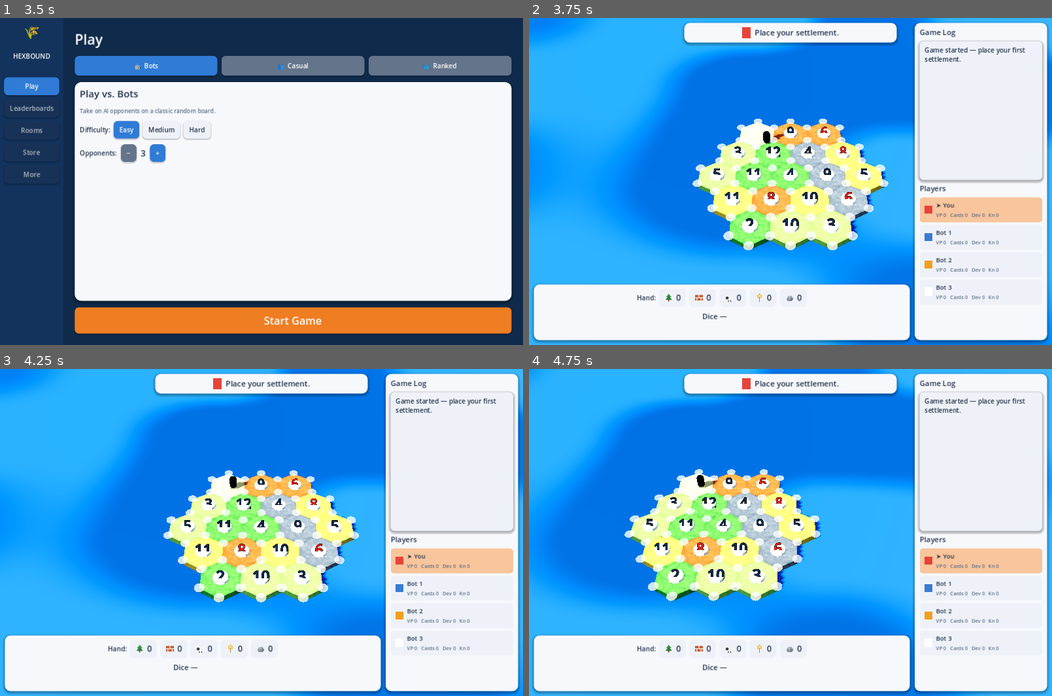
Above: before the commit, frames 1-4 (two rows, left to right).
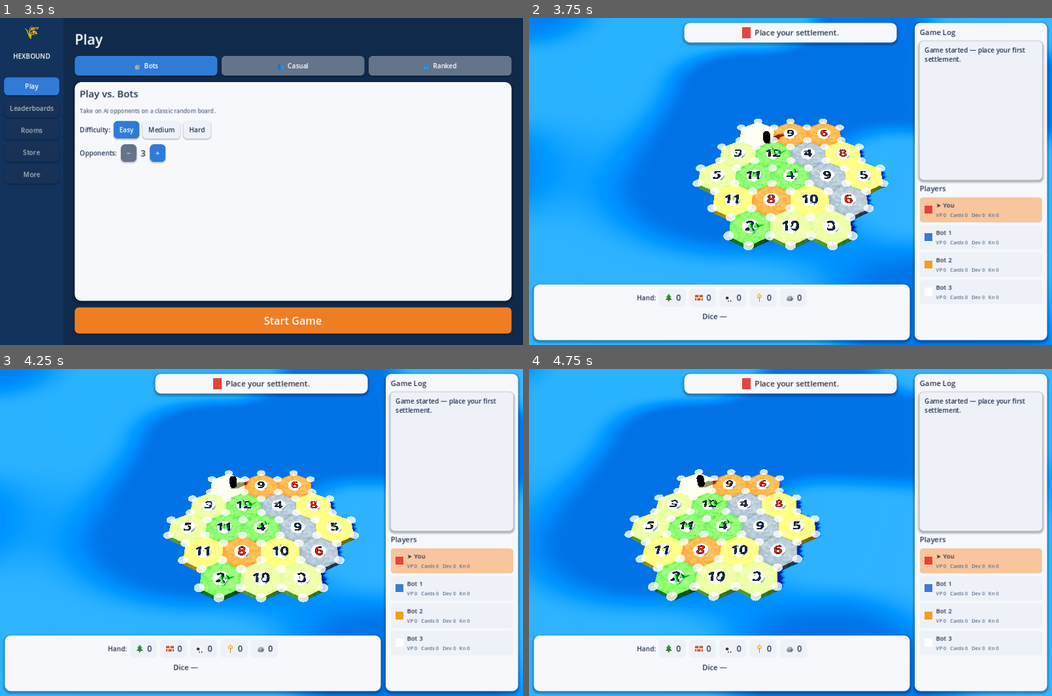
Above: after the commit, the same moments.

Repository: TotalArthur/FarmRush
Game: Godot game, scene res://scenes/Main.tscn
The game is run twice, just before and just after one commit, with the same random seed, the same clock (stepped at 60 frames per second) and the same inputs.
Inputs (mouse positions are in pixels of both pictures, inside the frame that each line leads up to):
- Up to frame 1 (3.5 s): click "Play" at 0.5 s; click "Play" at 1.25 s; click "Easy" at 2 s; click "Easy" at 2.75 s
- Up to frame 2 (3.75 s): click "Start Game" at 3.5 s
- Up to frame 3 (4.25 s): no input
- Up to frame 4 (4.75 s): move the mouse to (905, 516) at 4.27 s; hold Right (ui_right) from 4.28 s (still down); click (905, 516) at 4.42 s

Frame 1 is identical in both runs. In frame 2, 0.8% of the frame differs, in the area x 34-66%, y 33-66%; in frame 3, 0.8%; in frame 4, 0.9%, in the area x 21-53%, y 33-66%.

Commit message:
Fix Forward+ DoF blur, raycast clicks, token billboarding, and add tile props
CameraRig3D: remove the always-on CameraAttributesPractical depth-of-field
setup, which was tuned for the old closer camera and blurred the whole board
on real Forward+/Vulkan hardware.

BoardView3D: widen the hex/vertex/edge hover-pick radii (the "nearest valid
candidate" search already resolves ties correctly, so a more generous catch
radius only makes targets easier to hit at the new pulled-back telephoto
camera distance). Disable number-token billboarding and lay tokens flat on
the X-Z plane so they read as stamped onto the tile instead of spinning to
face the camera. Re-add low-poly primitive props (trees, brick piles, sheep,
wheat stalks, ore rocks) clustered near each tile's center, safely inside the
settlement-vertex ring.

Co-Authored-By: Claude Sonnet 4.6 <noreply@anthropic.com>
Claude-Session: https://claude.ai/code/session_01EeaUzE1kz2DtZ3Ndp3Eh8x

Diff:
--- a/godot/scripts/ui/BoardView3D.gd
+++ b/godot/scripts/ui/BoardView3D.gd
@@ -22,9 +22,17 @@
 const WORLD_SCALE := 0.02
 const TILE_HEIGHT := 0.5         # chunky vertical extrusion; also the rim/top
 const WATER_Y := 0.12            # water sits partway up the tile sides
-const TOKEN_LIFT := 0.1          # token height above the solid hex top
+const TOKEN_LIFT := 0.06         # token height above the solid hex top (stamped, not floating)
 const TILE_HOVER_LIFT := 0.12
 const PLACE_TIME := 0.5
+
+# Click/hover detection radii, as a fraction of the hex radius (_r). Generous
+# on purpose: the picker always resolves to whichever valid candidate is
+# *nearest* the ray hit, so a wide catch radius only makes targets easier to
+# hit — it never makes the wrong one win over a closer correct one.
+const HEX_PICK_FRAC := 1.5
+const VERTEX_PICK_FRAC := 0.62
+const EDGE_PICK_FRAC := 0.55
 
 var pick_mode: int = PickMode.NONE
 var acting_seat: int = -1
@@ -112,6 +120,7 @@
 			var tok := _make_token(s.hex_token[h])
 			tok.position = Vector3(0, TILE_HEIGHT + TOKEN_LIFT, 0)
 			tile.add_child(tok)
+		_scatter_props(tile, s.hex_res[h], h)
 
 	_settle_nodes.clear()
 	_road_nodes.clear()
@@ -372,13 +381,13 @@
 			_hologram.visible = false
 		return
 	var p: Vector3 = hit
-	_set_hover_hex(_nearest(_hex_world, p, _r * 1.2))
+	_set_hover_hex(_nearest(_hex_world, p, _r * HEX_PICK_FRAC))
 	match pick_mode:
 		PickMode.SETTLEMENT, PickMode.CITY:
-			_hover_vertex = _nearest_in(_vertex_world, p, _r * 0.5, _valid_vertex_set())
+			_hover_vertex = _nearest_in(_vertex_world, p, _r * VERTEX_PICK_FRAC, _valid_vertex_set())
 			_place_hologram_at_vertex(_hover_vertex)
 		PickMode.ROAD:
-			_hover_edge = _nearest_in(_edge_mid_world, p, _r * 0.45, _valid_edge_set())
+			_hover_edge = _nearest_in(_edge_mid_world, p, _r * EDGE_PICK_FRAC, _valid_edge_set())
 			_place_hologram_at_edge(_hover_edge)
 		_:
 			_hover_vertex = -1
@@ -559,11 +568,138 @@
 	lbl.text = str(number)
 	lbl.font_size = 110
 	lbl.pixel_size = _r * 0.006
-	lbl.billboard = BaseMaterial3D.BILLBOARD_ENABLED
+	# Stamped flat onto the disc, not billboarded — lay the glyph plane down
+	# into the X-Z plane (normal facing +Y) so it never rotates to face the
+	# camera and instead reads like it's printed on the token.
+	lbl.billboard = BaseMaterial3D.BILLBOARD_DISABLED
+	lbl.rotation_degrees = Vector3(-90, 0, 0)
 	lbl.modulate = Color("c0392b") if (number == 6 or number == 8) else Color("2c3e50")
-	lbl.position = Vector3(0, _r * 0.12, 0)
+	lbl.position = Vector3(0, cyl.height * 0.5 + 0.005, 0)
 	root.add_child(lbl)
 	return root
+
+## ===========================================================================
+##  Low-poly cartoon props (clean primitive shapes, clustered near tile
+##  center so they never clip into the settlement circles on the vertices,
+##  which sit out at radius _r).
+## ===========================================================================
+const PROP_MAX_FRAC := 0.35   # keep every prop well inside the vertex ring
+
+func _scatter_props(tile: MeshInstance3D, res: int, seed_val: int) -> void:
+	var rng := RandomNumberGenerator.new()
+	rng.seed = seed_val
+	match res:
+		Consts.Res.WOOD:
+			for i in range(rng.randi_range(3, 4)):
+				tile.add_child(_make_tree(_prop_pos(rng, 0.32)))
+		Consts.Res.BRICK:
+			_make_brick_pile(tile, rng)
+		Consts.Res.SHEEP:
+			for i in range(rng.randi_range(1, 2)):
+				tile.add_child(_make_sheep(_prop_pos(rng, 0.25)))
+		Consts.Res.WHEAT:
+			for i in range(rng.randi_range(5, 7)):
+				tile.add_child(_make_wheat_stalk(_prop_pos(rng, 0.33)))
+		Consts.Res.ORE:
+			for i in range(rng.randi_range(2, 3)):
+				tile.add_child(_make_ore_rock(_prop_pos(rng, 0.28), rng))
+		_:
+			pass  # desert: bare sand, no props
+
+func _prop_pos(rng: RandomNumberGenerator, max_frac: float) -> Vector3:
+	var ang := rng.randf_range(0.0, TAU)
+	var dist := rng.randf_range(0.0, minf(max_frac, PROP_MAX_FRAC)) * _r
+	return Vector3(cos(ang) * dist, TILE_HEIGHT, sin(ang) * dist)
+
+func _make_tree(pos: Vector3) -> Node3D:
+	var root := Node3D.new()
+	root.position = pos
+	var trunk := MeshInstance3D.new()
+	var tcyl := CylinderMesh.new()
+	tcyl.top_radius = _r * 0.025
+	tcyl.bottom_radius = _r * 0.03
+	tcyl.height = _r * 0.12
+	trunk.mesh = tcyl
+	trunk.material_override = _plastic(Color("6b4226"))
+	trunk.position = Vector3(0, _r * 0.06, 0)
+	root.add_child(trunk)
+	var foliage := MeshInstance3D.new()
+	var cone := CylinderMesh.new()
+	cone.top_radius = 0.0
+	cone.bottom_radius = _r * 0.11
+	cone.height = _r * 0.22
+	cone.radial_segments = 8   # faceted low-poly look
+	foliage.mesh = cone
+	foliage.material_override = _plastic(Color("2f8f3b"))
+	foliage.position = Vector3(0, _r * 0.12 + _r * 0.11, 0)
+	root.add_child(foliage)
+	return root
+
+func _make_brick_pile(tile: MeshInstance3D, rng: RandomNumberGenerator) -> void:
+	var base := _prop_pos(rng, 0.2)
+	var mat := _plastic(Color("a83226"))
+	var offsets: Array[Vector3] = [Vector3(-0.06, 0.0, 0.0), Vector3(0.06, 0.0, 0.0), Vector3(0.0, 0.0, 0.07)]
+	for off in offsets:
+		var b := MeshInstance3D.new()
+		var box := BoxMesh.new()
+		box.size = Vector3(_r * 0.12, _r * 0.06, _r * 0.07)
+		b.mesh = box
+		b.material_override = mat
+		b.position = base + off * _r + Vector3(0, _r * 0.03, 0)
+		b.rotation.y = rng.randf_range(-0.15, 0.15)
+		tile.add_child(b)
+	var top := MeshInstance3D.new()
+	var box2 := BoxMesh.new()
+	box2.size = Vector3(_r * 0.12, _r * 0.06, _r * 0.07)
+	top.mesh = box2
+	top.material_override = mat
+	top.position = base + Vector3(0, _r * 0.09, 0)
+	top.rotation.y = rng.randf_range(-0.2, 0.2)
+	tile.add_child(top)
+
+func _make_sheep(pos: Vector3) -> Node3D:
+	var root := Node3D.new()
+	root.position = pos
+	var body := MeshInstance3D.new()
+	var cap := CapsuleMesh.new()
+	cap.radius = _r * 0.08
+	cap.height = _r * 0.2
+	body.mesh = cap
+	body.material_override = _plastic(Color("f5f5f0"))
+	body.rotation.z = deg_to_rad(90)
+	body.position = Vector3(0, _r * 0.09, 0)
+	root.add_child(body)
+	var head := MeshInstance3D.new()
+	var sph := SphereMesh.new()
+	sph.radius = _r * 0.045
+	sph.height = _r * 0.09
+	head.mesh = sph
+	head.material_override = _plastic(Color("2c2c2c"))
+	head.position = Vector3(_r * 0.11, _r * 0.09, 0)
+	root.add_child(head)
+	return root
+
+func _make_wheat_stalk(pos: Vector3) -> MeshInstance3D:
+	var m := MeshInstance3D.new()
+	var cyl := CylinderMesh.new()
+	cyl.top_radius = _r * 0.012
+	cyl.bottom_radius = _r * 0.018
+	cyl.height = _r * 0.2
+	m.mesh = cyl
+	m.material_override = _plastic(Color("e0b13a"))
+	m.position = pos + Vector3(0, _r * 0.1, 0)
+	return m
+
+func _make_ore_rock(pos: Vector3, rng: RandomNumberGenerator) -> MeshInstance3D:
+	var m := MeshInstance3D.new()
+	var box := BoxMesh.new()
+	var s := _r * rng.randf_range(0.09, 0.14)
+	box.size = Vector3(s, s * rng.randf_range(0.7, 1.0), s * rng.randf_range(0.8, 1.1))
+	m.mesh = box
+	m.material_override = _plastic(Color("4a4d52"))
+	m.position = pos + Vector3(0, box.size.y * 0.5, 0)
+	m.rotation = Vector3(rng.randf_range(-0.2, 0.2), rng.randf_range(0.0, TAU), rng.randf_range(-0.2, 0.2))
+	return m
 
 func _make_marker(pos: Vector3, color: Color = Color(1, 1, 1)) -> MeshInstance3D:
 	var m := MeshInstance3D.new()
--- a/godot/scripts/ui/CameraRig3D.gd
+++ b/godot/scripts/ui/CameraRig3D.gd
@@ -45,15 +45,10 @@
 	camera = Camera3D.new()
 	camera.fov = fov
 	camera.position = Vector3(0, 0, distance)
-	# Depth of field needs the Forward+/Mobile renderer (a RenderingDevice).
-	# On gl_compatibility it's unsupported, so only enable it when available.
-	if RenderingServer.get_rendering_device() != null:
-		var attribs := CameraAttributesPractical.new()
-		attribs.dof_blur_far_enabled = true
-		attribs.dof_blur_far_distance = 22.0
-		attribs.dof_blur_far_transition = 8.0
-		attribs.dof_blur_amount = 0.06
-		camera.attributes = attribs
+	# Depth of field disabled: the whole tabletop should read crisp and sharp
+	# at any camera distance/FOV. Leaving this off avoids the board-wide blur
+	# some Forward+/Vulkan setups produced with a far-blur radius tuned for an
+	# older, closer camera position.
 	arm.add_child(camera)
 	camera.current = true
 
Binary file changed: godot/docs/preview.png
Not shown, changed: godot/README.md
